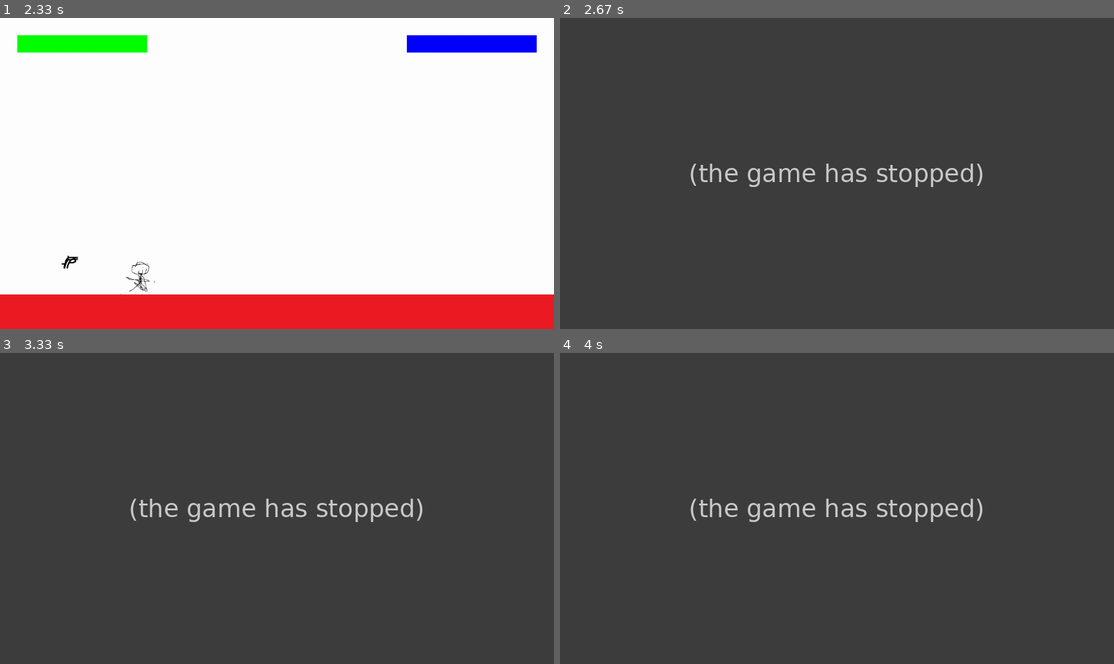
Above: before the commit, frames 1-4 (two rows, left to right).
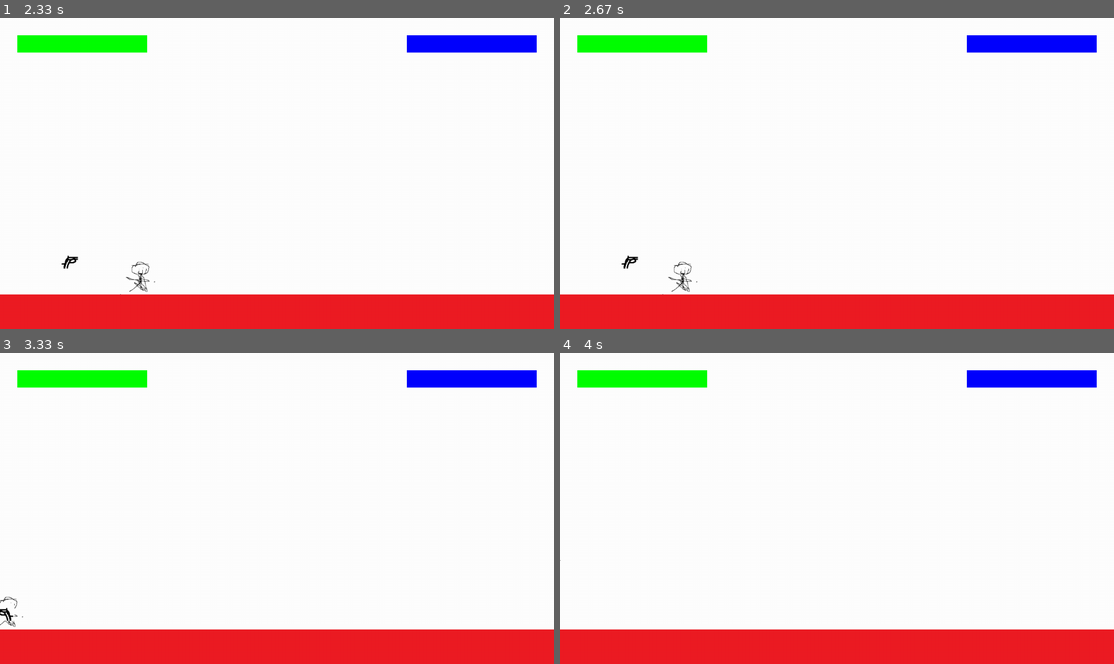
Above: after the commit, the same moments.

Repository: Me07111/Pygame-Platformer
Game: pygame game, started from Code/main.py
The game is run twice, just before and just after one commit, with the same random seed, the same clock (stepped at 60 frames per second) and the same inputs.
Inputs:
- Up to frame 1 (2.33 s): hold Right 0.33-0.8 s; hold Up 0.83-1.13 s; hold W 0.83-1.13 s; hold Right 1.17-1.63 s; hold D 1.17-1.63 s; hold Left 1.67-2.2 s; hold A 1.67-2.2 s; hold Down from 2.23 s (still down); hold S from 2.23 s (still down)
- Up to frame 2 (2.67 s): release Down at 2.53 s; release S at 2.53 s; hold Space from 2.57 s (still down); hold Left from 2.57 s (still down); hold A from 2.57 s (still down)
- Up to frame 3 (3.33 s): release Space at 2.97 s; release Left at 2.97 s; release A at 2.97 s; hold Left from 3 s (still down); hold A from 3 s (still down)
- Up to frame 4 (4 s): release Left at 3.4 s; release A at 3.4 s; hold Up 3.43-3.8 s; hold W 3.43-3.8 s; hold Right from 3.83 s (still down); hold D from 3.83 s (still down)

Frame 1 is identical in both runs. In frame 2, 100% of the frame differs, in the area x 0-100%, y 0-100%; in frame 3, 100%; in frame 4, 100%.
Error before the commit: IndexError: list index out of range (level.py line 71); the game stopped at 2.57 s (later frames are placeholders)

Commit message:
added the damaging the other player

Diff:
--- a/Code/bullet.py
+++ b/Code/bullet.py
@@ -1,8 +1,11 @@
 import pygame
 class Bullet(pygame.sprite.Sprite):
-    def __init__(self,speed,imagePath,pos,dir):
+    def __init__(self,speed,imagePath,pos,dir,gravityMultiplier,damage):
         super().__init__()
         self.image = pygame.image.load(imagePath)
         self.rect = self.image.get_rect()
         self.rect.center = pos
         self.velocity = dir * speed
+        self.gravMul = gravityMultiplier
+        self.ignored = None
+        self.damage = damage
--- a/Code/config.py
+++ b/Code/config.py
@@ -53,6 +53,6 @@
 
 #(name,imagePath,isPickedUp,inPos,bulletSpeed,bulletSize,bulletImagePath)
 weapons = [
-["pistol","Graphics/pistol.png",200,"Graphics/pistolBullet.png",300],
-["Assault Rifle","Graphics/ar.png",300,"Graphics/arBullet.png", 600]
+["pistol","Graphics/pistol.png",600,"Graphics/pistolBullet.png",300,10,10],
+["Assault Rifle","Graphics/ar.png",300,"Graphics/arBullet.png", 600,1,7]
 ]
--- a/Code/level.py
+++ b/Code/level.py
@@ -19,7 +19,7 @@
         self.GroundDrag = 0.1
         self.AirDrag = 0.01
         self.onGroundWeapons = pygame.sprite.Group()
-        self.generatePlatforms()
+        self.generateMap()
 
     def update(self,delta,gametime):
         keys = pygame.key.get_pressed()
@@ -44,8 +44,15 @@
         self.displayHealthBars()
 
     def bulletUpdate(self,bullet,delta):
+        oldPos = bullet.rect.center
+        bullet.velocity.y += self.gravity * bullet.gravMul * delta
         bullet.rect.center = bullet.rect.center + bullet.velocity * delta
-
+        if(len(pygame.sprite.spritecollide(bullet,self.platforms,False)) > 0):
+            self.bullets.remove(bullet)
+        for player in self.players:
+            if(len(pygame.sprite.spritecollide(bullet,player,False)) > 0 and player != bullet.ignored):
+                player.takeDamage(bullet.damage)
+                self.bullets.remove(bullet)
     def lookDirUpdate(self,i,player,keys):
         if(keys[mappings[i][0]]):
             player.lookDir = pygame.Vector2(-1,0)
@@ -60,17 +67,16 @@
         elif(keys[mappings[i][0]] and keys[mappings[i][3]]):
             player.lookDir = pygame.Vector2(-1,1)
         elif(keys[mappings[i][1]] and keys[mappings[i][2]]):
+            player.lookDir = pygame.Vector2(1,-1)
+        elif(keys[mappings[i][1]] and keys[mappings[i][3]]):
             player.lookDir = pygame.Vector2(1,1)
-        elif(keys[mappings[i][1]] and keys[mappings[i][3]]):
-            player.lookDir = pygame.Vector2(1,-1)
-
 
     def shootUpdate(self,player,keys,i,gameTime):
-        if(keys[mappings[i][4]]):
+        if(keys[mappings[i][4]] and len(player.sprites()) >= 2):
             if(pygame.Vector2.length(player.lookDir) > 0):
-                player.sprites()[1].shoot(pygame.Vector2.normalize(player.lookDir),self,gameTime)
+                player.sprites()[1].shoot(pygame.Vector2.normalize(player.lookDir),self,gameTime,player)
             else:
-                player.sprites()[1].shoot(pygame.Vector2(1,0),self,gameTime)
+                player.sprites()[1].shoot(pygame.Vector2(1,0),self,gameTime,player)
 
     def updatePickup(self,player,i):
         collidingWeapons = pygame.sprite.spritecollide(player.sprite,self.onGroundWeapons,False)
@@ -118,7 +124,7 @@
             player.direction.x = 0
             player.jumpIndex = player.maxJumps
 
-    def generatePlatforms(self):
+    def generateMap(self):
         playerAmount = 0
         cellHeight = self.height/len(map)
         cellWidth = self.width/len(map[0])
@@ -140,7 +146,7 @@
                         playerAmount += 1
                 elif(cell[0] == "w"):
                     type = weapons[int(cell[len(cell)-1])]
-                    weapon = Weapon(type[0],type[1],False,pos,type[2],type[3],type[4])
+                    weapon = Weapon(type[0],type[1],False,pos,type[2],type[3],type[4],type[5],type[6])
                     self.onGroundWeapons.add(weapon)
 
     def displayHealthBars(self):
--- a/Code/player.py
+++ b/Code/player.py
@@ -25,7 +25,6 @@
         self.launchSpeed = 0
         self.launched = False
         self.isOnGround = True
-        self.weapon = None
         self.lookDir = pygame.Vector2(0,0)
 
     def takeDamage(self,damage):
@@ -59,13 +58,13 @@
             self.sprites()[0].image = self.origImage
         if(len(self.sprites()) >= 2):
             if(self.lookDir.x == 1 and self.lookDir.y == 1):
-                self.sprites()[1].image = pygame.transform.rotate(self.sprites()[1].origImage,45)
+                self.sprites()[1].image = pygame.transform.rotate(self.sprites()[1].origImage,-45)
             elif(self.lookDir.x == -1 and self.lookDir.y == 1):
                 self.sprites()[1].image = pygame.transform.rotate(pygame.transform.flip(self.sprites()[1].origImage,True,False),45)
             elif(self.lookDir.x == -1 and self.lookDir.y == -1):
                 self.sprites()[1].image = pygame.transform.rotate(pygame.transform.flip(self.sprites()[1].origImage,True,False),-45)
             elif(self.lookDir.x == 1 and self.lookDir.y == -1):
-                self.sprites()[1].image = pygame.transform.rotate(self.sprites()[1].origImage,-45)
+                self.sprites()[1].image = pygame.transform.rotate(self.sprites()[1].origImage,45)
             elif(self.lookDir.x == -1):
                 self.sprites()[1].image = pygame.transform.flip(self.sprites()[1].origImage,True,False)
             elif(self.lookDir.x == 1):
--- a/Code/weapon.py
+++ b/Code/weapon.py
@@ -1,7 +1,7 @@
 import pygame
 from bullet import Bullet
 class Weapon(pygame.sprite.Sprite):
-    def __init__(self,name,imagePath,isPickedUp,inPos,bulletSpeed,bulletImagePath,fireRate):
+    def __init__(self,name,imagePath,isPickedUp,inPos,bulletSpeed,bulletImagePath,fireRate,bulletGravityMultipierl,damage):
         super().__init__()
         self.name = name
         self.origImage = pygame.image.load(imagePath)
@@ -15,10 +15,13 @@
         self.fireRate = fireRate
         self.fireDelay = 1/(self.fireRate/60)
         self.lastTimeShot = self.fireDelay
+        self.bulGravMul = bulletGravityMultipierl
+        self.damage = damage
 
-    def shoot(self,direction,level,gameTime):
+    def shoot(self,direction,level,gameTime,player):
         if(abs(gameTime - self.lastTimeShot) >= self.fireDelay):
-            bullet = Bullet(self.bulletSpeed,self.bulletImagePath,self.getMuzzlePos(),direction)
+            bullet = Bullet(self.bulletSpeed,self.bulletImagePath,self.getMuzzlePos(),direction,self.bulGravMul,self.damage)
+            bullet.ignored = player
             level.bullets.add(bullet)
             self.lastTimeShot = gameTime
 
